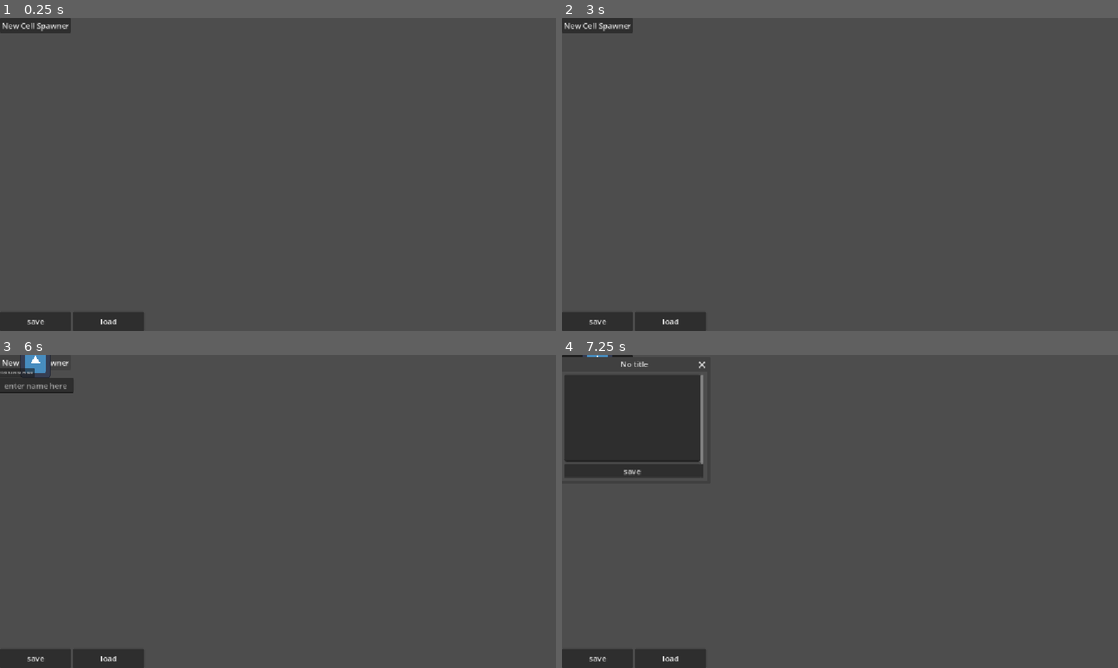
Above: before the commit, frames 1-4 (two rows, left to right).
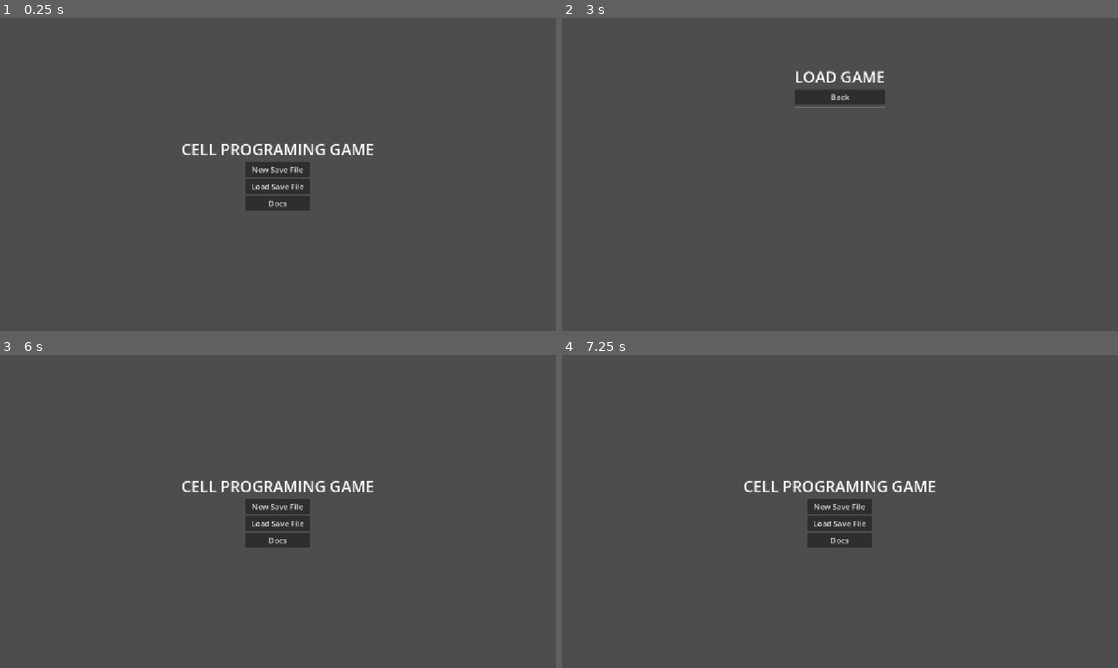
Above: after the commit, the same moments.

Repository: simonM-b/cell_simulation
Game: Godot game, scene res://scenes+scripts/startup.tscn
The game is run twice, just before and just after one commit, with the same random seed, the same clock (stepped at 60 frames per second) and the same inputs. Before the commit the project starts from res://scenes+scripts/main_play_space.tscn. The engine's default icon, where the game draws it, is replaced by a stand-in: a white triangle on a blue panel in a dark square.
Inputs (mouse positions are in pixels of both pictures, inside the frame that each line leads up to):
- Up to frame 1 (0.25 s): no input
- Up to frame 2 (3 s): click (840, 168) at 0.5 s, where only the run after the commit has a clickable "New Save File"; click (840, 168) at 1.25 s, where only the run after the commit has a clickable "Back"; click (595, 321) at 2 s, where only the run before the commit has a clickable "save"; click (840, 187) at 2.75 s, where only the run after the commit has a clickable "Load Save File"
- Up to frame 3 (6 s): click (278, 433) at 3.5 s, where only the run after the commit has a clickable "Back"; click (111, 658) at 4.25 s, where only the run before the commit has a clickable "load"; click (278, 539) at 5 s, where only the run after the commit has a clickable "Docs"; click (33, 361) at 5.75 s, where only the run before the commit has a clickable "New Cell Spawner"
- Up to frame 4 (7.25 s): click (595, 361) at 6.5 s, where only the run before the commit has a clickable "New Cell Spawner"

The runs differ from the first frame. In frame 1, 4.3% of the frame differs, in the area x 0-68%, y 0-100%; in frame 2, 3.1%; in frame 3, 4.7%; in frame 4, 12%.
Error before the commit: Attempt to call function 'get_as_text' in base 'null instance' on a null instance. (res://scenes+scripts/cell_read_and_write.gd:18)
Error after the commit: Attempt to call function 'list_dir_begin' in base 'null instance' on a null instance. (res://scenes+scripts/load_game.gd:29)

Commit message:
finished save and load system

Diff:
--- a/global.gd
+++ b/global.gd
@@ -1,5 +1,8 @@
 extends Node
 
+
+var currentSavePath = "faultydefultbackup"
+var firstTimeOnSave = true
 
 # Called when the node enters the scene tree for the first time.
 func _ready() -> void:
--- a/project.godot
+++ b/project.godot
@@ -11,7 +11,7 @@
 [application]
 
 config/name="cell simulation"
-run/main_scene="uid://b0ucdxwyjbhca"
+run/main_scene="uid://dolpskqearydr"
 config/features=PackedStringArray("4.6", "Mobile")
 config/icon="res://icon.svg"
 
@@ -24,6 +24,15 @@
 
 window/stretch/mode="canvas_items"
 
+[input]
+
+save={
+"deadzone": 0.2,
+"events": [Object(InputEventKey,"resource_local_to_scene":false,"resource_name":"","device":-1,"window_id":0,"alt_pressed":false,"shift_pressed":false,"ctrl_pressed":false,"meta_pressed":true,"pressed":false,"keycode":0,"physical_keycode":83,"key_label":0,"unicode":0,"location":0,"echo":false,"script":null)
+, Object(InputEventKey,"resource_local_to_scene":false,"resource_name":"","device":-1,"window_id":0,"alt_pressed":false,"shift_pressed":false,"ctrl_pressed":true,"meta_pressed":false,"pressed":false,"keycode":0,"physical_keycode":83,"key_label":0,"unicode":0,"location":0,"echo":false,"script":null)
+]
+}
+
 [physics]
 
 3d/physics_engine="Jolt Physics"
--- a/scenes+scripts/cell spawner.tscn
+++ b/scenes+scripts/cell spawner.tscn
@@ -29,7 +29,7 @@
 text = "click here to move"
 
 [node name="init" type="Timer" parent="." unique_id=1771777805]
-wait_time = 0.2
+wait_time = 0.3
 one_shot = true
 autostart = true
 
--- a/scenes+scripts/cell_read_and_write.gd
+++ b/scenes+scripts/cell_read_and_write.gd
@@ -21,7 +21,7 @@
 func save_to_file(filePart,content):
 	var file = FileAccess.open("user://cells/"+str(filePart)+".txt", FileAccess.WRITE)
 	file.store_string(content)
-	print(content,"SAVED TO FILE SUPOSIDLEY")
+	print(content,"S")
 
 
 func _on_text_edit_text_changed() -> void:
--- a/scenes+scripts/cell_spawner.gd
+++ b/scenes+scripts/cell_spawner.gd
@@ -43,16 +43,12 @@
 		"parent" : get_parent().get_path(),
 		"pos_x" : position.x,
 		"pos_y" : position.y,
-		"title" : titleName
+		"titleName" : titleName
 	}
 	return save_dict
 
 
-
-
-
-
-
-
 func _on_init_timeout() -> void:
+	print("added name to cell spawner")
+	print(titleName)
 	$"name edit".text = titleName
--- /dev/null
+++ b/scenes+scripts/line_edit.gd
@@ -0,0 +1,17 @@
+extends LineEdit
+
+
+var allowed_characters = "[A-Za-z]"
+
+
+func _on_text_changed(new_text: String) -> void:
+	var old_caret_position = caret_column
+
+	var word = ''
+	var regex = RegEx.new()
+	regex.compile(allowed_characters)
+	for valid_character in regex.search_all(new_text):
+		word += valid_character.get_string()
+	self.set_text(word)
+
+	caret_column = old_caret_position
--- /dev/null
+++ b/scenes+scripts/load_game.gd
@@ -0,0 +1,44 @@
+extends Control
+
+@onready var buttonContainer = $"MarginContainer/CenterContainer/VBoxContainer/ScrollContainer/VBoxContainer/save button container"
+
+# Called when the node enters the scene tree for the first time.
+func _ready() -> void:
+	for i in list_files_in_directory("user://general_save_files/"):
+		var a = Button.new()
+		buttonContainer.add_child(a)
+		a.text = str(i).replace('.save', '')
+
+	for button in buttonContainer.get_children():
+		button.pressed.connect(on_pressed.bind(button))
+
+
+func on_pressed(button):
+	GLOBAL.firstTimeOnSave = false
+	GLOBAL.currentSavePath = "user://general_save_files/"+str(button.text)+".save"
+	get_tree().change_scene_to_file("res://scenes+scripts/main_play_space.tscn")
+
+
+# Called every frame. 'delta' is the elapsed time since the previous frame.
+func _process(delta: float) -> void:
+	pass
+
+func list_files_in_directory(path):
+	var files = []
+	var dir = DirAccess.open(path)
+	dir.list_dir_begin()
+
+	while true:
+		var file = dir.get_next()
+		if file == "":
+			break
+		elif not file.begins_with("."):
+			files.append(file)
+
+	dir.list_dir_end()
+
+	return files
+
+
+func _on_back_pressed() -> void:
+	get_tree().change_scene_to_file("res://scenes+scripts/startup.tscn")
--- /dev/null
+++ b/scenes+scripts/load_game.tscn
@@ -0,0 +1,50 @@
+[gd_scene format=3 uid="uid://dyflxe1xhmg7w"]
+
+[ext_resource type="Script" uid="uid://c005rga4bi7w2" path="res://scenes+scripts/load_game.gd" id="1_wvj3g"]
+
+[node name="load game" type="Control" unique_id=1911498522]
+layout_mode = 3
+anchors_preset = 15
+anchor_right = 1.0
+anchor_bottom = 1.0
+grow_horizontal = 2
+grow_vertical = 2
+script = ExtResource("1_wvj3g")
+
+[node name="MarginContainer" type="MarginContainer" parent="." unique_id=151403139]
+layout_mode = 0
+offset_right = 1152.0
+offset_bottom = 648.0
+
+[node name="CenterContainer" type="CenterContainer" parent="MarginContainer" unique_id=758737983]
+layout_mode = 2
+
+[node name="VBoxContainer" type="VBoxContainer" parent="MarginContainer/CenterContainer" unique_id=2116660947]
+layout_mode = 2
+
+[node name="Label" type="Label" parent="MarginContainer/CenterContainer/VBoxContainer" unique_id=1483809462]
+layout_mode = 2
+theme_override_font_sizes/font_size = 32
+text = "LOAD GAME"
+horizontal_alignment = 1
+
+[node name="ScrollContainer" type="ScrollContainer" parent="MarginContainer/CenterContainer/VBoxContainer" unique_id=125232145]
+custom_minimum_size = Vector2(0, 400)
+layout_mode = 2
+size_flags_vertical = 3
+
+[node name="VBoxContainer" type="VBoxContainer" parent="MarginContainer/CenterContainer/VBoxContainer/ScrollContainer" unique_id=1945317704]
+layout_mode = 2
+size_flags_horizontal = 3
+
+[node name="back" type="Button" parent="MarginContainer/CenterContainer/VBoxContainer/ScrollContainer/VBoxContainer" unique_id=2129532553]
+layout_mode = 2
+text = "Back"
+
+[node name="HSeparator" type="HSeparator" parent="MarginContainer/CenterContainer/VBoxContainer/ScrollContainer/VBoxContainer" unique_id=1117002478]
+layout_mode = 2
+
+[node name="save button container" type="VBoxContainer" parent="MarginContainer/CenterContainer/VBoxContainer/ScrollContainer/VBoxContainer" unique_id=1025772728]
+layout_mode = 2
+
+[connection signal="pressed" from="MarginContainer/CenterContainer/VBoxContainer/ScrollContainer/VBoxContainer/back" to="." method="_on_back_pressed"]
--- a/scenes+scripts/main_play_space.gd
+++ b/scenes+scripts/main_play_space.gd
@@ -6,14 +6,22 @@
 const cellSpawnerPreLoad = preload("res://scenes+scripts/cell spawner.tscn")
 const cellSpawnerEditorPreLoad = preload("res://scenes+scripts/cell_read_and_write.tscn")
 
+var autoSaveCounter = 0
+
 # Called when the node enters the scene tree for the first time.
 func _ready() -> void:
-	pass # Replace with function body.
+	if GLOBAL.firstTimeOnSave:
+		print("FIRST TIME ON SAVE (saving now)")
+		save_game()
+	elif !GLOBAL.firstTimeOnSave:
+		load_game()
+		print("THIS SAVE WAS USED BEFOR(loading now)")
 
 
 # Called every frame. 'delta' is the elapsed time since the previous frame.
 func _process(delta: float) -> void:
-	pass
+	if Input.is_action_just_pressed("save"):
+		save_game()
 
 func startNewCellEditorFile():
 	return GLOBAL.createNewCellSpawnerFile()
@@ -47,7 +55,7 @@
 
 
 func save_game():
-	var save_file = FileAccess.open("user://savegame.save", FileAccess.WRITE)
+	var save_file = FileAccess.open(GLOBAL.currentSavePath, FileAccess.WRITE)
 	var save_nodes = get_tree().get_nodes_in_group("Persist")
 	for node in save_nodes:
 		# Check the node is an instanced scene so it can be instanced again during load.
@@ -71,7 +79,7 @@
 
 
 func load_game():
-	if not FileAccess.file_exists("user://savegame.save"):
+	if not FileAccess.file_exists(GLOBAL.currentSavePath):
 		return # Error! We don't have a save to load.
 
 	# We need to revert the game state so we're not cloning objects
@@ -84,7 +92,7 @@
 
 	# Load the file line by line and process that dictionary to restore
 	# the object it represents.
-	var save_file = FileAccess.open("user://savegame.save", FileAccess.READ)
+	var save_file = FileAccess.open(GLOBAL.currentSavePath, FileAccess.READ)
 	while save_file.get_position() < save_file.get_length():
 		var json_string = save_file.get_line()
 
@@ -110,3 +118,15 @@
 			if i == "filename" or i == "parent" or i == "pos_x" or i == "pos_y":
 				continue
 			new_object.set(i, node_data[i])
+
+
+func _on_save_timer_timeout() -> void:
+	save_game()
+	autoSaveCounter += 1
+	print("autosaved",autoSaveCounter)
+
+
+func _on_exit_pressed() -> void:
+	print("saved and exited")
+	save_game()
+	get_tree().quit()
--- a/scenes+scripts/main_play_space.tscn
+++ b/scenes+scripts/main_play_space.tscn
@@ -2,7 +2,7 @@
 
 [ext_resource type="Script" uid="uid://bsiixueep0jt5" path="res://scenes+scripts/main_play_space.gd" id="1_wgdaw"]
 
-[node name="main play space" type="Node2D" unique_id=563117383]
+[node name="main play space" type="Node2D" unique_id=563117383 groups=["root save"]]
 script = ExtResource("1_wgdaw")
 
 [node name="spawn new cell" type="Button" parent="." unique_id=431551257]
@@ -14,7 +14,7 @@
 
 [node name="HBoxContainer" type="HBoxContainer" parent="." unique_id=1751849252]
 offset_top = 608.0
-offset_right = 299.0
+offset_right = 449.0
 offset_bottom = 648.0
 
 [node name="save" type="Button" parent="HBoxContainer" unique_id=833222690]
@@ -22,11 +22,23 @@
 size_flags_horizontal = 3
 text = "save"
 
+[node name="exit" type="Button" parent="HBoxContainer" unique_id=313855278]
+layout_mode = 2
+size_flags_horizontal = 3
+text = "save & exit"
+
 [node name="load" type="Button" parent="HBoxContainer" unique_id=1573679326]
+visible = false
 layout_mode = 2
 size_flags_horizontal = 3
 text = "load"
 
+[node name="save timer" type="Timer" parent="." unique_id=1893304672]
+wait_time = 5.0
+autostart = true
+
 [connection signal="pressed" from="spawn new cell" to="." method="_on_spawn_new_cell_pressed"]
 [connection signal="pressed" from="HBoxContainer/save" to="." method="_on_save_pressed"]
+[connection signal="pressed" from="HBoxContainer/exit" to="." method="_on_exit_pressed"]
 [connection signal="pressed" from="HBoxContainer/load" to="." method="_on_load_pressed"]
+[connection signal="timeout" from="save timer" to="." method="_on_save_timer_timeout"]
--- /dev/null
+++ b/scenes+scripts/make new save .tscn
@@ -0,0 +1,58 @@
+[gd_scene format=3 uid="uid://dy780tsf4q2rx"]
+
+[ext_resource type="Script" uid="uid://dujfxf3xklprw" path="res://scenes+scripts/make_new_save_.gd" id="1_wou3p"]
+[ext_resource type="Script" uid="uid://dihvwlvcg6htc" path="res://scenes+scripts/line_edit.gd" id="2_84gnb"]
+
+[node name="make new save" type="Control" unique_id=668057726]
+layout_mode = 3
+anchors_preset = 15
+anchor_right = 1.0
+anchor_bottom = 1.0
+grow_horizontal = 2
+grow_vertical = 2
+script = ExtResource("1_wou3p")
+
+[node name="MarginContainer" type="MarginContainer" parent="." unique_id=1713579493]
+layout_mode = 0
+offset_right = 1152.0
+offset_bottom = 648.0
+
+[node name="CenterContainer" type="CenterContainer" parent="MarginContainer" unique_id=1586177182]
+layout_mode = 2
+
+[node name="VBoxContainer" type="VBoxContainer" parent="MarginContainer/CenterContainer" unique_id=1892951982]
+layout_mode = 2
+
+[node name="Label" type="Label" parent="MarginContainer/CenterContainer/VBoxContainer" unique_id=67625285]
+layout_mode = 2
+theme_override_font_sizes/font_size = 32
+text = "NEW SAVE FILE"
+horizontal_alignment = 1
+
+[node name="VBoxContainer" type="VBoxContainer" parent="MarginContainer/CenterContainer/VBoxContainer" unique_id=1342575660]
+layout_mode = 2
+size_flags_horizontal = 4
+
+[node name="back" type="Button" parent="MarginContainer/CenterContainer/VBoxContainer/VBoxContainer" unique_id=2071377928]
+layout_mode = 2
+text = "Back"
+
+[node name="HSeparator" type="HSeparator" parent="MarginContainer/CenterContainer/VBoxContainer/VBoxContainer" unique_id=1311400688]
+layout_mode = 2
+
+[node name="LineEdit" type="LineEdit" parent="MarginContainer/CenterContainer/VBoxContainer/VBoxContainer" unique_id=1477797691]
+custom_minimum_size = Vector2(165, 0)
+layout_mode = 2
+placeholder_text = "save file name here"
+alignment = 1
+max_length = 8
+script = ExtResource("2_84gnb")
+
+[node name="Label2" type="Label" parent="MarginContainer/CenterContainer/VBoxContainer" unique_id=2096953765]
+layout_mode = 2
+text = "after typing in desired name press enter to make a new save"
+horizontal_alignment = 1
+
+[connection signal="pressed" from="MarginContainer/CenterContainer/VBoxContainer/VBoxContainer/back" to="." method="_on_back_pressed"]
+[connection signal="text_changed" from="MarginContainer/CenterContainer/VBoxContainer/VBoxContainer/LineEdit" to="MarginContainer/CenterContainer/VBoxContainer/VBoxContainer/LineEdit" method="_on_text_changed"]
+[connection signal="text_submitted" from="MarginContainer/CenterContainer/VBoxContainer/VBoxContainer/LineEdit" to="." method="_on_line_edit_text_submitted"]
--- /dev/null
+++ b/scenes+scripts/make_new_save_.gd
@@ -0,0 +1,22 @@
+extends Control
+
+@onready var lineEdit  = $MarginContainer/CenterContainer/VBoxContainer/VBoxContainer/LineEdit
+
+# Called when the node enters the scene tree for the first time.
+func _ready() -> void:
+	pass # Replace with function body.
+
+
+# Called every frame. 'delta' is the elapsed time since the previous frame.
+func _process(delta: float) -> void:
+	pass
+
+
+func _on_back_pressed() -> void:
+	get_tree().change_scene_to_file("res://scenes+scripts/startup.tscn")
+
+
+func _on_line_edit_text_submitted(new_text: String) -> void:
+	GLOBAL.currentSavePath = "user://general_save_files/"+str(new_text)+".save"
+	GLOBAL.firstTimeOnSave = true
+	get_tree().change_scene_to_file("res://scenes+scripts/main_play_space.tscn")
--- /dev/null
+++ b/scenes+scripts/startup.gd
@@ -0,0 +1,19 @@
+extends Control
+
+
+# Called when the node enters the scene tree for the first time.
+func _ready() -> void:
+	pass # Replace with function body.
+
+
+# Called every frame. 'delta' is the elapsed time since the previous frame.
+func _process(delta: float) -> void:
+	pass
+
+
+func _on_new_save_pressed() -> void:
+	get_tree().change_scene_to_file("res://scenes+scripts/make new save .tscn")
+
+
+func _on_load_save_pressed() -> void:
+	get_tree().change_scene_to_file("res://scenes+scripts/load_game.tscn")
--- a/scenes+scripts/startup.tscn
+++ b/scenes+scripts/startup.tscn
@@ -1,4 +1,6 @@
 [gd_scene format=3 uid="uid://dolpskqearydr"]
+
+[ext_resource type="Script" uid="uid://bctq258hl6xvc" path="res://scenes+scripts/startup.gd" id="1_7t6c1"]
 
 [node name="startup" type="Control" unique_id=2091961529]
 layout_mode = 3
@@ -7,3 +9,40 @@
 anchor_bottom = 1.0
 grow_horizontal = 2
 grow_vertical = 2
+script = ExtResource("1_7t6c1")
+
+[node name="MarginContainer" type="MarginContainer" parent="." unique_id=1208885269]
+layout_mode = 0
+offset_right = 1152.0
+offset_bottom = 648.0
+
+[node name="CenterContainer" type="CenterContainer" parent="MarginContainer" unique_id=282188469]
+layout_mode = 2
+
+[node name="VBoxContainer" type="VBoxContainer" parent="MarginContainer/CenterContainer" unique_id=1411479342]
+layout_mode = 2
+
+[node name="Label" type="Label" parent="MarginContainer/CenterContainer/VBoxContainer" unique_id=2130793259]
+layout_mode = 2
+theme_override_font_sizes/font_size = 32
+text = "CELL PROGRAMING GAME"
+horizontal_alignment = 1
+
+[node name="VBoxContainer" type="VBoxContainer" parent="MarginContainer/CenterContainer/VBoxContainer" unique_id=1183632415]
+layout_mode = 2
+size_flags_horizontal = 4
+
+[node name="new save" type="Button" parent="MarginContainer/CenterContainer/VBoxContainer/VBoxContainer" unique_id=1236237018]
+layout_mode = 2
+text = "  New Save File  "
+
+[node name="load save" type="Button" parent="MarginContainer/CenterContainer/VBoxContainer/VBoxContainer" unique_id=218028213]
+layout_mode = 2
+text = "  Load Save File  "
+
+[node name="docs" type="Button" parent="MarginContainer/CenterContainer/VBoxContainer/VBoxContainer" unique_id=1977976978]
+layout_mode = 2
+text = "Docs"
+
+[connection signal="pressed" from="MarginContainer/CenterContainer/VBoxContainer/VBoxContainer/new save" to="." method="_on_new_save_pressed"]
+[connection signal="pressed" from="MarginContainer/CenterContainer/VBoxContainer/VBoxContainer/load save" to="." method="_on_load_save_pressed"]
Not shown, added: scenes+scripts/line_edit.gd.uid
Not shown, added: scenes+scripts/load_game.gd.uid
Not shown, added: scenes+scripts/make_new_save_.gd.uid
Not shown, added: scenes+scripts/startup.gd.uid
